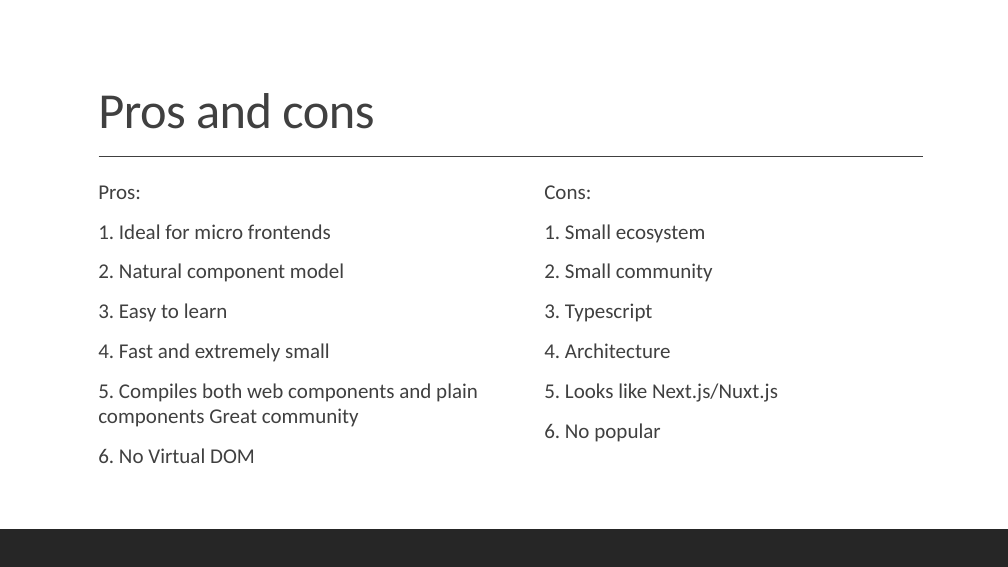
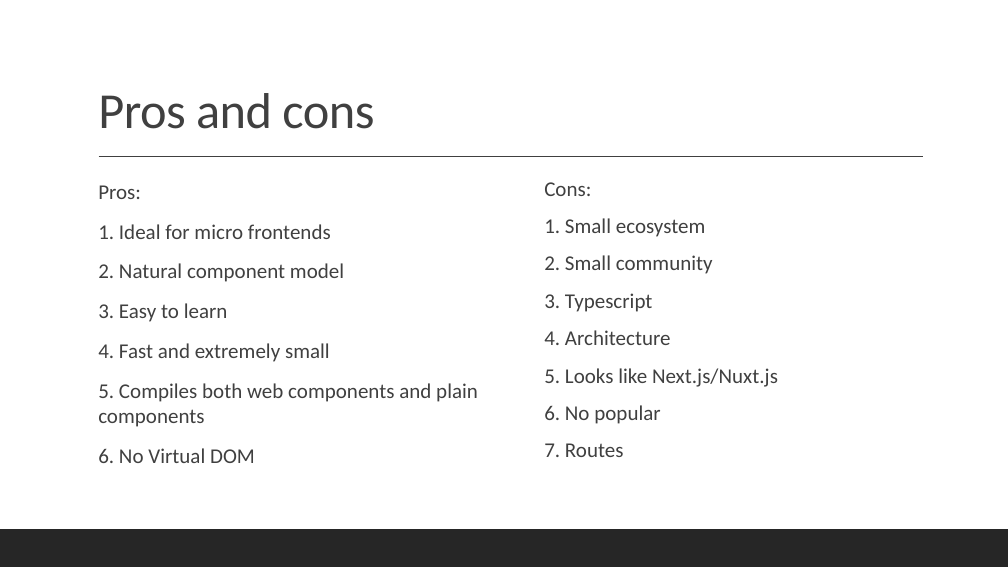
Before and after one commit to the-homeless-god/Profile, a slide deck: slide 30 of Presentations/Svelte framework.pptx (slide 11 before the commit). Drawn at 1008x567 pixels with LibreOffice and Linux fonts; fonts in the diff are those of the drawing. Boxes give left, top, right and bottom in pixels: in the first picture for what was removed or moved away, otherwise in the second. Text is boxed around its words. In the diff, an @@ line names an element or a change of style, - is before the commit and + after.

```diff
--- a/Presentations/Svelte framework.pptx
+++ b/Presentations/Svelte framework.pptx
@@ text at (544, 182, 778, 424): line spacing 1 to 0.9 @@
@@ text at (98, 383, 478, 427): text changed @@
-  5. Compiles both web components and plain components Great community
+  5. Compiles both web components and plain components
@@ text at (544, 443, 624, 457): paragraph added @@
+  7. Routes
```
Also in this commit, not shown: 7 other slides changed, 16 slides added, 4 slides removed.
